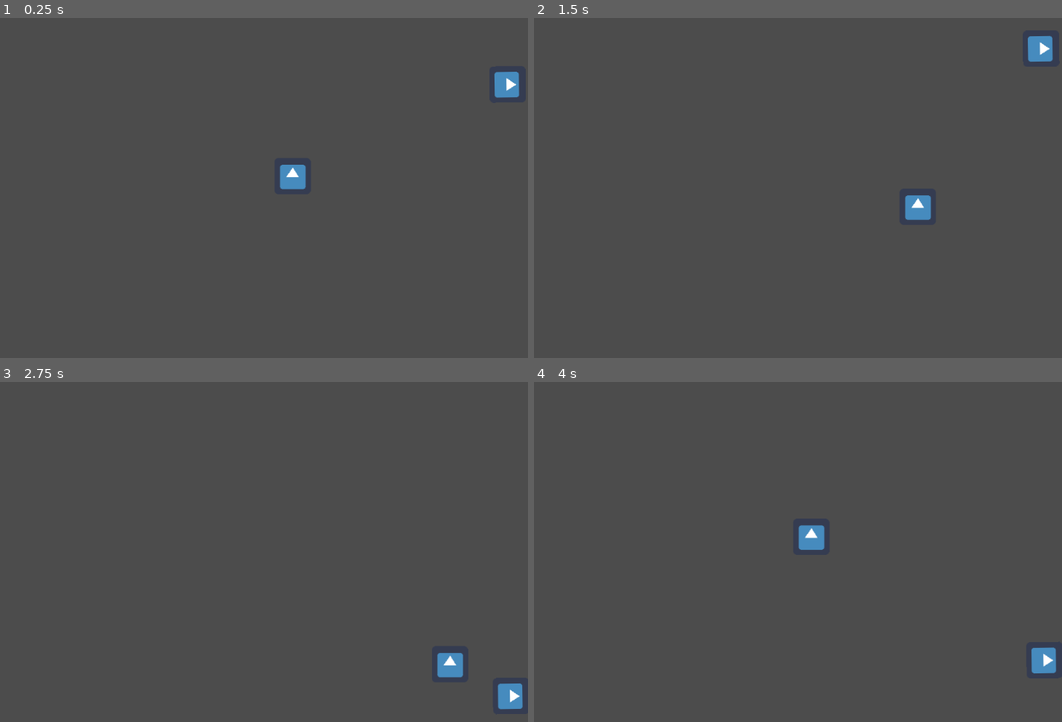
Above: before the commit, frames 1-4 (two rows, left to right).
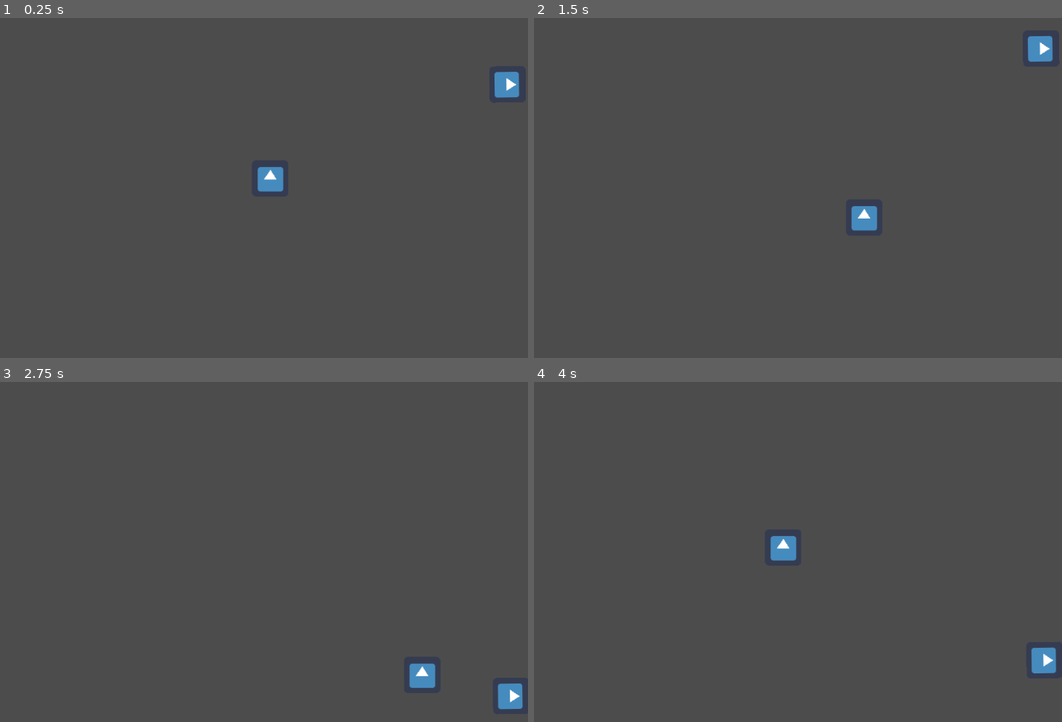
Above: after the commit, the same moments.

Repository: CrushLite/realGMTK2021
Game: Godot game, scene res://Stage.tscn
Two runs of this game, one before a commit and one after it. Both use one fixed random seed, a clock stepped at 60 frames per second and the inputs below. The engine's default icon, where the game draws it, is replaced by a stand-in: a white triangle on a blue panel in a dark square.
Inputs (mouse positions are in pixels of both pictures, inside the frame that each line leads up to):
- Up to frame 1 (0.25 s): no input
- Up to frame 2 (1.5 s): move the mouse to (898, 171) at 0.52 s; hold Right (move_right) 0.53-1.28 s; tap Space (throw_rope, bound only after the commit) at 0.6, 1.35 s; move the mouse to (655, 205) at 1.27 s; hold Down (move_down) from 1.28 s (still down)
- Up to frame 3 (2.75 s): move the mouse to (295, 477) at 2.02 s; release Down (move_down) at 2.03 s; hold Right (move_right) from 2.03 s (still down); tap Space (throw_rope, bound only after the commit) at 2.1 s
- Up to frame 4 (4 s): move the mouse to (739, 620) at 2.77 s; release Right (move_right) at 2.78 s; hold Up (move_up) 2.78-3.53 s; tap Space (throw_rope, bound only after the commit) at 2.85, 3.6 s; move the mouse to (945, 603) at 3.52 s; hold Left (move_left) from 3.53 s (still down)

The runs differ from the first frame. In frame 1, 0.6% of the frame differs, in the area x 48-58%, y 43-52%; in frame 2, 0.7%, in the area x 60-76%, y 52-63%; in frame 3, 0.7%; in frame 4, 0.7%.

Commit message:
Added ropes but they don't work yet

Diff:
--- /dev/null
+++ b/src/MouseFollower.gd
@@ -0,0 +1,23 @@
+extends Area2D
+
+
+# Declare member variables here. Examples:
+# var a = 2
+# var b = "text"
+
+
+# Called when the node enters the scene tree for the first time.
+func _ready():
+	pass # Replace with function body.
+
+
+# Called every frame. 'delta' is the elapsed time since the previous frame.
+func _process(delta):
+	position = get_global_mouse_position()
+
+
+signal platform_changed(new_platform)
+func _on_MouseFollower_body_entered(body):
+	if body.is_in_group("platforms"):
+		emit_signal("platform_changed", body)
+	pass # Replace with function body.
--- a/src/Player.gd
+++ b/src/Player.gd
@@ -8,6 +8,12 @@
 var axis = Vector2.ZERO
 
 var platforms = []
+
+var target_platform : RigidBody2D
+
+onready var rope_tscn = preload("res://Rope.tscn")
+
+
 
 func _physics_process(delta):
 	motion = Vector2.ZERO
@@ -24,6 +30,21 @@
 
 	position += motion * delta
 
+func _input(event):
+	if Input.is_action_just_pressed("throw_rope") and target_platform:
+		print("Throw rope")
+		# See if we miss!
+		# get the platform under the mouse
+
+
+		# spawn a rope object
+		var rope : Rope = rope_tscn.instance()
+		# set the start platform and end platform
+		rope.source_platform = get_major_platform()
+		rope.target_platform = target_platform
+		# set the offsets for each platform
+		rope.source_offset = position
+		# add child
 
 func get_major_platform():
 	if platforms.size() > 0:
@@ -44,7 +65,17 @@
 	pass # Replace with function body.
 
 
+func _on_MouseFollower_body_entered(body):
+	if body.is_in_group("platforms"):
+		target_platform = body
+		print("target changed")
 
+
+func _on_MouseFollower_body_exited(body):
+	if body.is_in_group("platforms"):
+		if body == target_platform:
+			target_platform = null
+			print("target lost")
 
 
 
--- /dev/null
+++ b/src/Rope.gd
@@ -0,0 +1,21 @@
+extends DampedSpringJoint2D
+class_name Rope
+
+var source_platform : RigidBody2D
+var target_platform : RigidBody2D
+var source_offset : Vector2
+var target_offset : Vector2
+
+# Declare member variables here. Examples:
+# var a = 2
+# var b = "text"
+
+
+# Called when the node enters the scene tree for the first time.
+func _ready():
+	pass # Replace with function body.
+
+
+# Called every frame. 'delta' is the elapsed time since the previous frame.
+#func _process(delta):
+#	pass
--- /dev/null
+++ b/src/Rope.tscn
@@ -0,0 +1,8 @@
+[gd_scene load_steps=2 format=2]
+
+[ext_resource path="res://Rope.gd" type="Script" id=1]
+
+[node name="Rope" type="DampedSpringJoint2D"]
+script = ExtResource( 1 )
+
+[node name="Line2D" type="Line2D" parent="."]
--- a/src/Stage.tscn
+++ b/src/Stage.tscn
@@ -1,35 +1,46 @@
-[gd_scene load_steps=9 format=2]
+[gd_scene load_steps=12 format=2]
 
 [ext_resource path="res://icon.png" type="Texture" id=1]
 [ext_resource path="res://Player.gd" type="Script" id=2]
 [ext_resource path="res://platform.tscn" type="PackedScene" id=3]
 [ext_resource path="res://PlatformSpawner.gd" type="Script" id=4]
 [ext_resource path="res://PlatformKiller.gd" type="Script" id=5]
+[ext_resource path="res://rope_test.png" type="Texture" id=6]
+[ext_resource path="res://MouseFollower.gd" type="Script" id=7]
 
-[sub_resource type="Curve2D" id=2]
+[sub_resource type="Curve2D" id=1]
 _data = {
 "points": PoolVector2Array( 0, 0, 0, 0, 986.665, 17.3349, 0, 0, 0, 0, 994.602, 580.862 )
 }
 
-[sub_resource type="RectangleShape2D" id=3]
+[sub_resource type="RectangleShape2D" id=2]
 extents = Vector2( 10, 643.931 )
 
-[sub_resource type="CircleShape2D" id=1]
+[sub_resource type="CircleShape2D" id=3]
 radius = 31.1006
+
+[sub_resource type="CircleShape2D" id=4]
+radius = 1.0
 
 [node name="Stage" type="Node2D"]
 
 [node name="Platforms" type="Node2D" parent="."]
 
 [node name="platform" parent="Platforms" instance=ExtResource( 3 )]
-position = Vector2( 782.356, 342.351 )
+position = Vector2( 585.296, 254.416 )
+
+[node name="DampedSpringJoint2D" type="DampedSpringJoint2D" parent="Platforms/platform"]
+node_a = NodePath("..")
+node_b = NodePath("../../platform2")
+length = 161.0
+rest_length = 150.0
 
 [node name="platform2" parent="Platforms" instance=ExtResource( 3 )]
-position = Vector2( 564.882, 261.393 )
+position = Vector2( 579.714, 413.956 )
 initial_speed = 0
 
 [node name="PlatformSpawner" type="Path2D" parent="."]
-curve = SubResource( 2 )
+curve = SubResource( 1 )
 script = ExtResource( 4 )
 
 [node name="PathFollow2D" type="PathFollow2D" parent="PlatformSpawner"]
@@ -57,12 +68,34 @@
 MAX_SPEED = 300
 
 [node name="CollisionShape2D" type="CollisionShape2D" parent="Player"]
-shape = SubResource( 1 )
+shape = SubResource( 3 )
 
 [node name="Sprite" type="Sprite" parent="Player"]
 texture = ExtResource( 1 )
+
+[node name="Node" type="Node" parent="Player"]
+
+[node name="MouseFollower" type="Area2D" parent="Player/Node"]
+script = ExtResource( 7 )
+
+[node name="CollisionShape2D" type="CollisionShape2D" parent="Player/Node/MouseFollower"]
+shape = SubResource( 4 )
+
+[node name="Line2D" type="Line2D" parent="."]
+visible = false
+rotation = -0.261799
+points = PoolVector2Array( 119.83, 113.744, 235.268, 115.691, 336.067, 154.184, 351.828, 208.14, 342.637, 262.375, 273.616, 262.369, 189.607, 226.3, 144.994, 165.866 )
+default_color = Color( 1, 1, 1, 1 )
+texture = ExtResource( 6 )
+texture_mode = 1
+joint_mode = 2
+begin_cap_mode = 2
+end_cap_mode = 2
 
 [connection signal="timeout" from="PlatformSpawner/SpawnTimer" to="PlatformSpawner" method="_on_SpawnTimer_timeout"]
 [connection signal="body_entered" from="PlatformKiller" to="PlatformKiller" method="_on_PlatformKiller_body_entered"]
 [connection signal="body_entered" from="Player" to="Player" method="_on_body_entered"]
 [connection signal="body_exited" from="Player" to="Player" method="_on_body_exited"]
+[connection signal="body_entered" from="Player/Node/MouseFollower" to="Player/Node/MouseFollower" method="_on_MouseFollower_body_entered"]
+[connection signal="body_entered" from="Player/Node/MouseFollower" to="Player" method="_on_MouseFollower_body_entered"]
+[connection signal="body_exited" from="Player/Node/MouseFollower" to="Player" method="_on_MouseFollower_body_exited"]
--- a/src/project.godot
+++ b/src/project.godot
@@ -9,12 +9,18 @@
 config_version=4
 
 _global_script_classes=[ {
+"base": "DampedSpringJoint2D",
+"class": "Rope",
+"language": "GDScript",
+"path": "res://Rope.gd"
+}, {
 "base": "Reference",
 "class": "TopDownPlayerController",
 "language": "GDScript",
 "path": "res://top_down_player_controller.gd"
 } ]
 _global_script_class_icons={
+"Rope": "",
 "TopDownPlayerController": ""
 }
 
@@ -50,6 +56,11 @@
 , Object(InputEventKey,"resource_local_to_scene":false,"resource_name":"","device":0,"alt":false,"shift":false,"control":false,"meta":false,"command":false,"pressed":false,"scancode":83,"unicode":0,"echo":false,"script":null)
  ]
 }
+throw_rope={
+"deadzone": 0.5,
+"events": [ Object(InputEventKey,"resource_local_to_scene":false,"resource_name":"","device":0,"alt":false,"shift":false,"control":false,"meta":false,"command":false,"pressed":false,"scancode":32,"unicode":0,"echo":false,"script":null)
+ ]
+}
 
 [physics]
 
Not shown: 1 places in src/Stage.tscn that only renumber resources
Binary file added: src/rope_test.png
Not shown, added: src/rope_test.png.import
